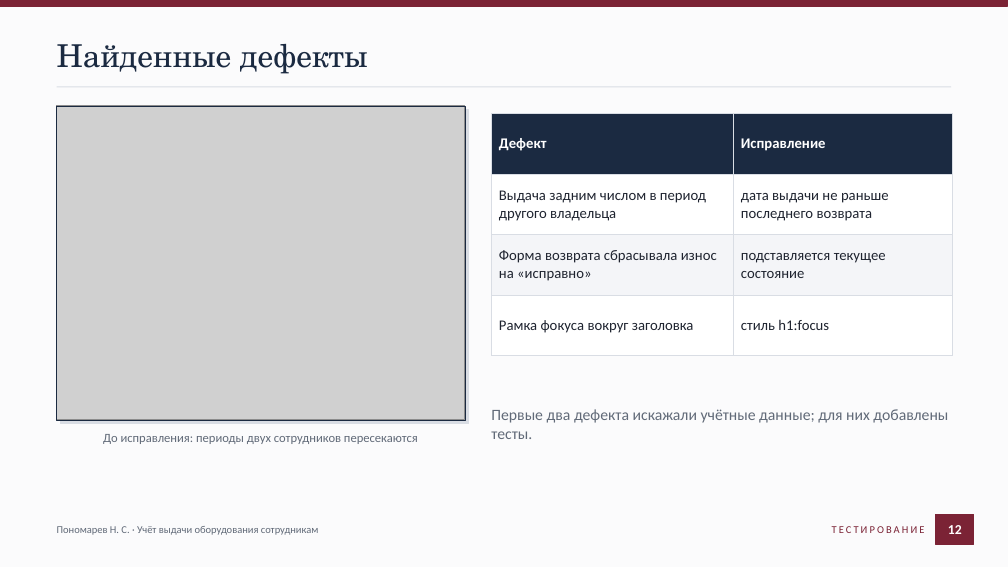
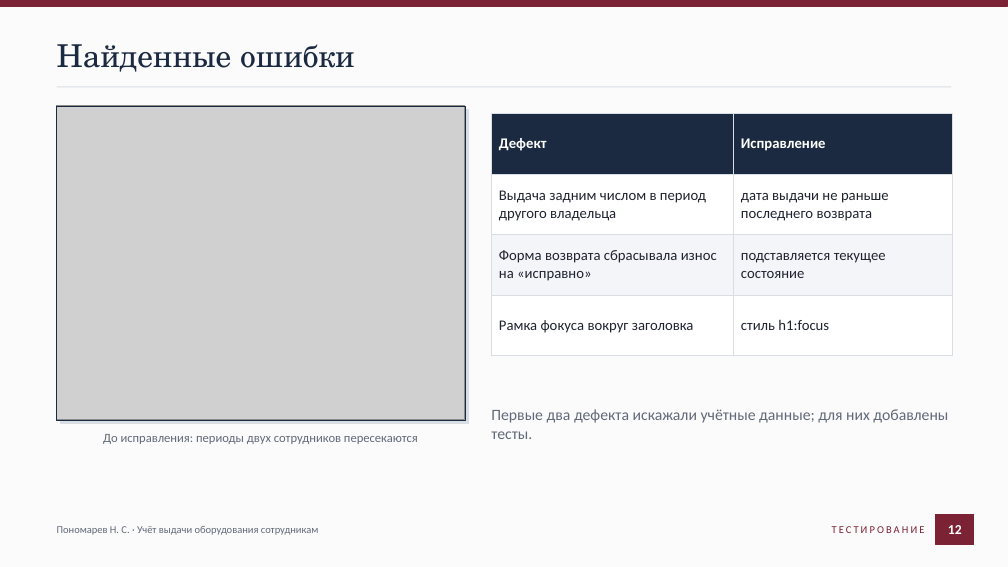
Before and after one commit to Black287234/KP-Nek, a slide deck: slide 12 of docs/Презентация.pptx. Drawn at 1008x567 pixels with LibreOffice and Linux fonts; fonts in the diff are those of the drawing; grey boxes stand for pictures. Boxes give left, top, right and bottom in pixels: in the first picture for what was removed or moved away, otherwise in the second. Text is boxed around its words. In the diff, an @@ line names an element or a change of style, - is before the commit and + after.

```diff
--- a/docs/Презентация.pptx
+++ b/docs/Презентация.pptx
@@ text at (57, 44, 354, 72): text changed @@
-Найденные дефекты
+Найденные ошибки
```
Also in this commit, not shown: 6 other files.
